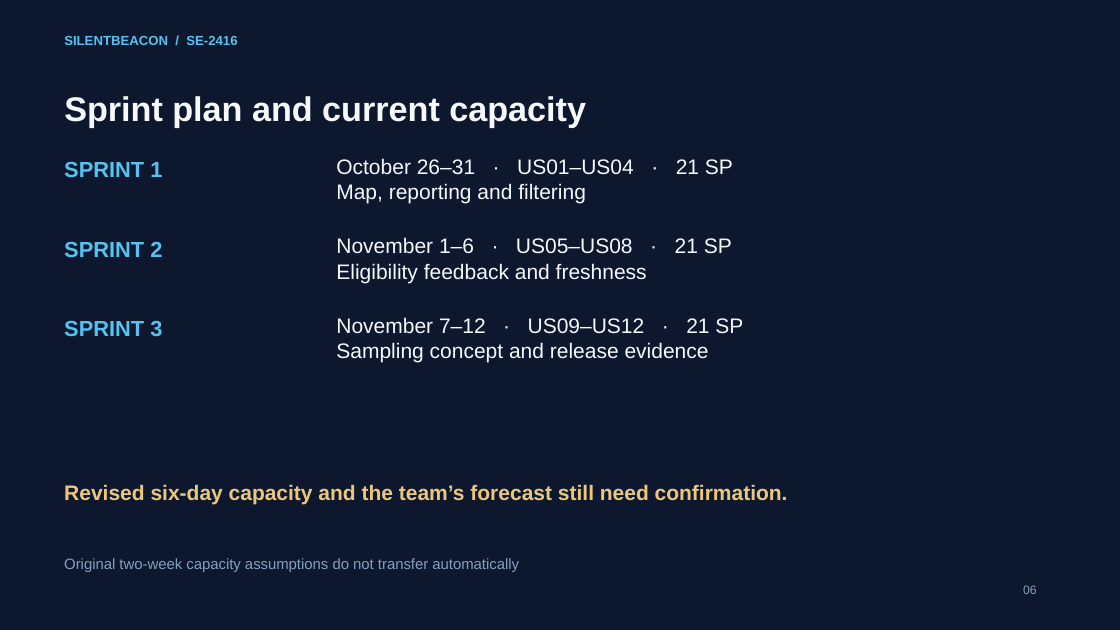
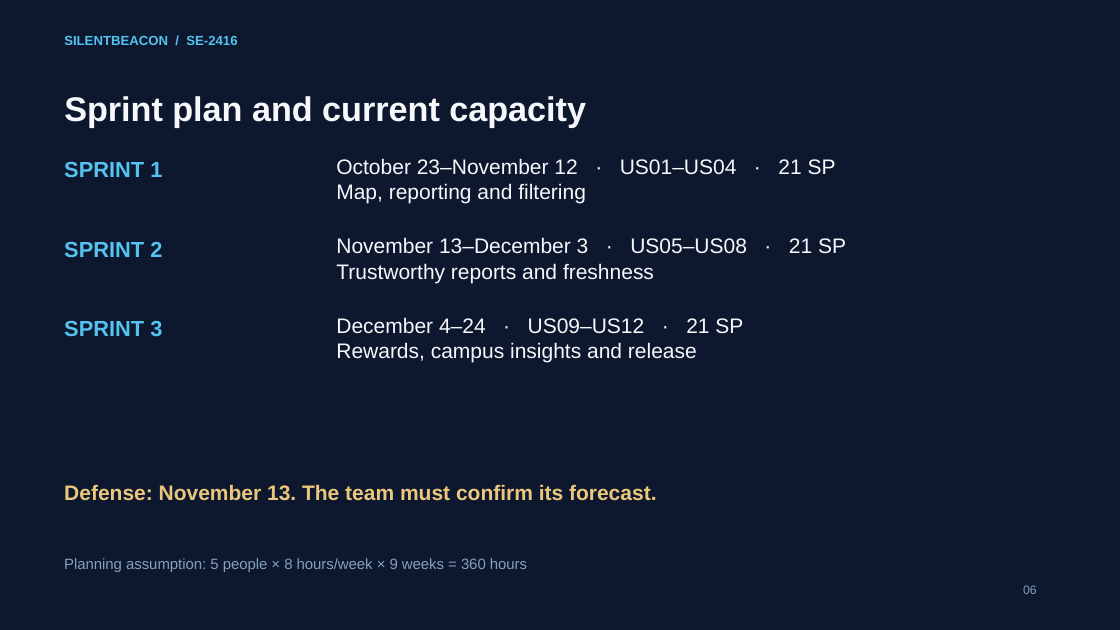
Before and after one commit to nalrematvonessahk/silentbeacon-agile-project, a slide deck: slide 6 of SilentBeacon_Defense_Ready_Draft.pptx. Drawn at 1120x630 pixels with LibreOffice and Linux fonts; fonts in the diff are those of the drawing. Boxes give left, top, right and bottom in pixels: in the first picture for what was removed or moved away, otherwise in the second. Text is boxed around its words. In the diff, an @@ line names an element or a change of style, - is before the commit and + after.

```diff
--- a/SilentBeacon_Defense_Ready_Draft.pptx
+++ b/SilentBeacon_Defense_Ready_Draft.pptx
@@ text at bbox=[336, 158, 836, 175]: text changed @@
-October 26–31 · US01–US04 · 21 SP
+October 23–November 12 · US01–US04 · 21 SP
@@ text at bbox=[336, 237, 846, 283]: text changed @@
-November 1–6 · US05–US08 · 21 SP
-Eligibility feedback and freshness
+November 13–December 3 · US05–US08 · 21 SP
+Trustworthy reports and freshness
@@ text at bbox=[336, 317, 743, 363]: text changed @@
-November 7–12 · US09–US12 · 21 SP
-Sampling concept and release evidence
+December 4–24 · US09–US12 · 21 SP
+Rewards, campus insights and release
@@ text at bbox=[64, 484, 656, 501]: text changed @@
-Revised six-day capacity and the team’s forecast still need confirmation.
+Defense: November 13. The team must confirm its forecast.
@@ text at bbox=[64, 558, 527, 572]: text changed @@
-Original two-week capacity assumptions do not transfer automatically
+Planning assumption: 5 people × 8 hours/week × 9 weeks = 360 hours
```
Also in this commit, not shown: 4 other slides changed, 25 other files.
